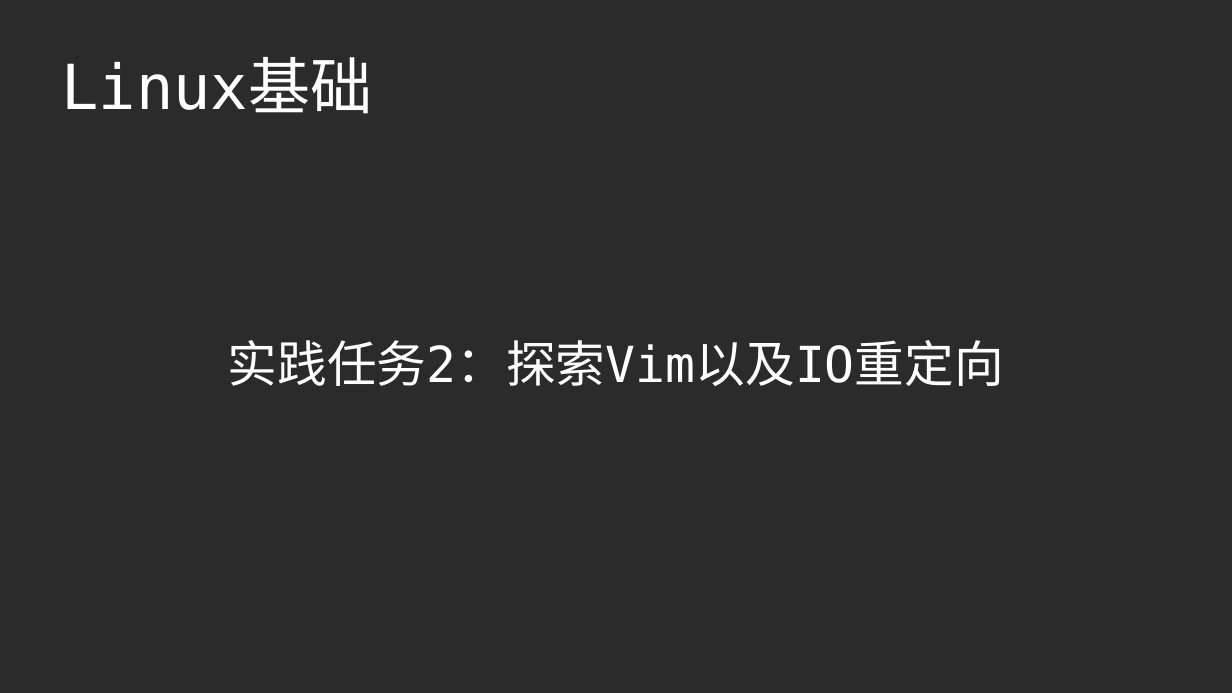
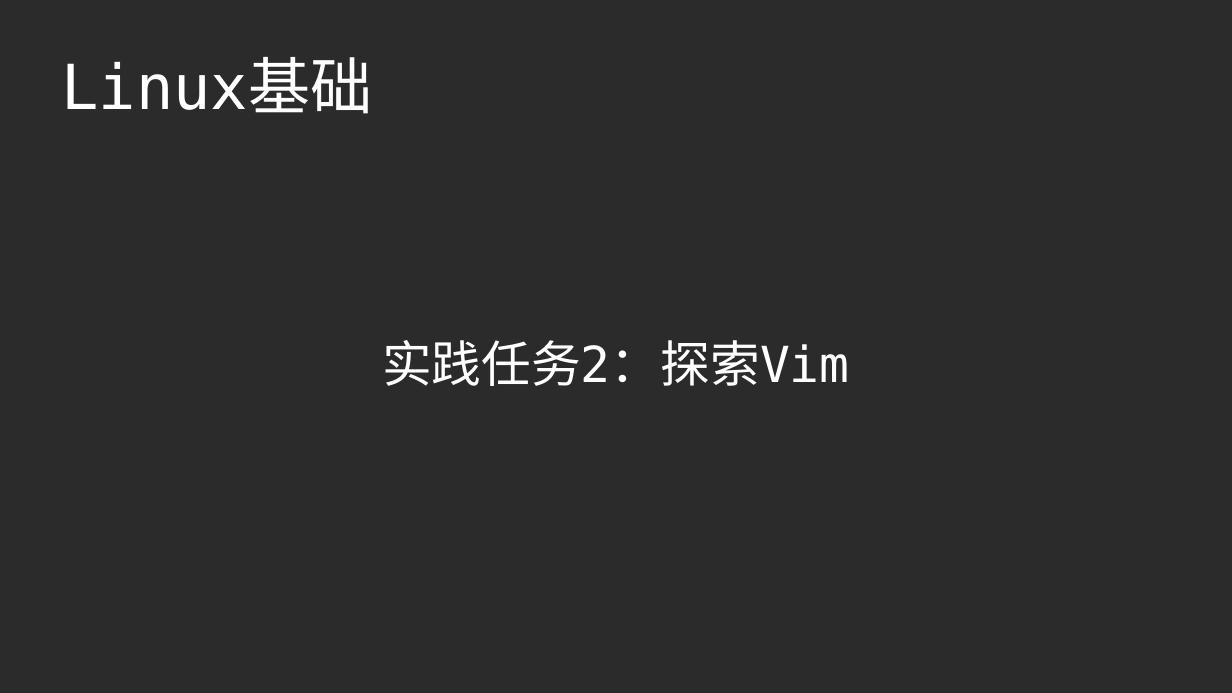
Before and after one commit to master-genius/linux-system, a slide deck: slide 1 of task/task02.odp. Drawn at 1232x693 pixels with LibreOffice and Linux fonts; fonts in the diff are those of the drawing; background and template pictures are left out; a plain dark background stands for a picture behind light text. Boxes give left, top, right and bottom in pixels: in the first picture for what was removed or moved away, otherwise in the second. Text is boxed around its words. In the diff, an @@ line names an element or a change of style, - is before the commit and + after.

```diff
--- a/task/task02.odp
+++ b/task/task02.odp
@@ subtitle at box(382, 340, 850, 386): text changed @@
-实践任务2：探索Vim以及IO重定向
+实践任务2：探索Vim
```
Also in this commit, not shown: 2 other slides changed, 1 slide removed, 3 other files.
